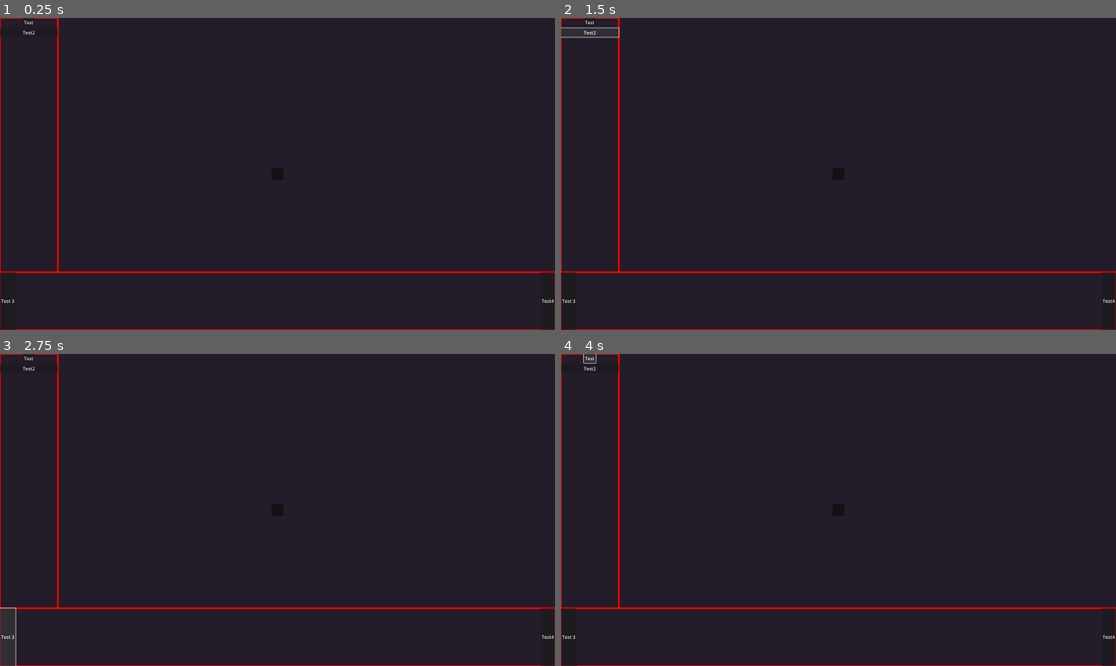
Above: before the commit, frames 1-4 (two rows, left to right).
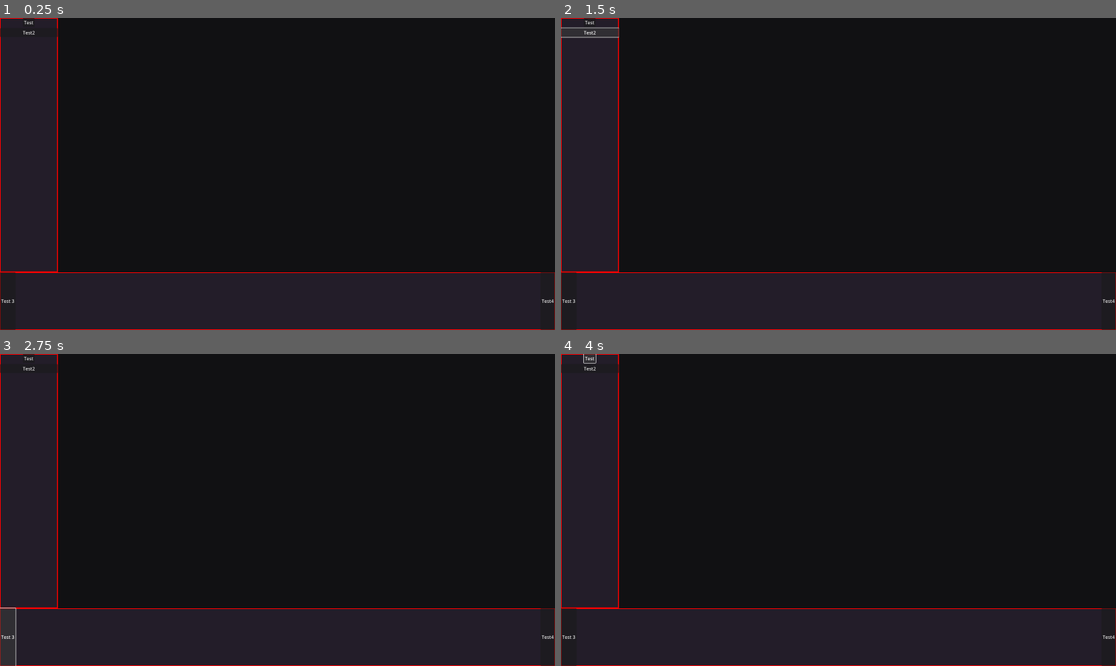
Above: after the commit, the same moments.

Repository: T4Ne/ThermalBox
Game: Godot game, scene res://scenes/main_box.tscn
The game is run twice, just before and just after one commit, with the same random seed, the same clock (stepped at 60 frames per second) and the same inputs.
Inputs:
- Up to frame 1 (0.25 s): no input
- Up to frame 2 (1.5 s): click "Test" at 0.5 s; click "Test2" at 1.25 s
- Up to frame 3 (2.75 s): click "Test 3" at 2 s
- Up to frame 4 (4 s): click "Test4" at 2.75 s; click "Test" at 3.5 s

The runs differ from the first frame. In frame 1, 0.6% of the frame differs, in the area x 10-100%, y 0-82%; in frame 2, 0.6%; in frame 3, 0.6%; in frame 4, 0.6%.
Error after the commit: Parse Error: Expected indented block after function declaration. (res://scripts/ui.gd:23)

Commit message:
Changes to UI

Diff:
--- a/scenes/main_box.tscn
+++ b/scenes/main_box.tscn
@@ -21,16 +21,26 @@
 grow_horizontal = 2
 grow_vertical = 2
 
-[node name="Background" type="ColorRect" parent="UI/Control"]
+[node name="SimulationViewArea" type="Control" parent="UI/Control"]
+z_index = 1
+layout_mode = 1
+anchor_right = 1.0
+anchor_bottom = 1.0
+offset_left = 200.0
+offset_bottom = -200.0
+grow_horizontal = 2
+grow_vertical = 2
+
+[node name="SimulationViewRect" type="ColorRect" parent="UI/Control/SimulationViewArea"]
 layout_mode = 1
 anchors_preset = 15
 anchor_right = 1.0
 anchor_bottom = 1.0
 grow_horizontal = 2
 grow_vertical = 2
-color = Color(0.13725491, 0.11372549, 0.16078432, 1)
+color = Color(0.06666667, 0.06666667, 0.07450981, 1)
 
-[node name="SimulationView" type="ColorRect" parent="UI/Control"]
+[node name="SimulationViewPos" type="Control" parent="UI/Control/SimulationViewArea"]
 layout_mode = 1
 anchors_preset = 8
 anchor_left = 0.5
@@ -43,7 +53,15 @@
 offset_bottom = 20.0
 grow_horizontal = 2
 grow_vertical = 2
-color = Color(0.06666667, 0.06666667, 0.07450981, 1)
+
+[node name="Background" type="ColorRect" parent="UI/Control"]
+layout_mode = 1
+anchors_preset = 15
+anchor_right = 1.0
+anchor_bottom = 1.0
+grow_horizontal = 2
+grow_vertical = 2
+color = Color(0.13725491, 0.11372549, 0.16078432, 1)
 
 [node name="SideBar" type="Control" parent="UI/Control"]
 layout_mode = 1
@@ -82,6 +100,7 @@
 
 [node name="BottomBar" type="Control" parent="UI/Control"]
 layout_mode = 1
+anchors_preset = 12
 anchor_top = 1.0
 anchor_right = 1.0
 anchor_bottom = 1.0
--- a/scripts/main_box.gd
+++ b/scripts/main_box.gd
@@ -1,6 +1,7 @@
 extends Node2D
 var Scheduler
 @onready var Renderer := get_node("UI/ParticleRenderer")
+@onready var UI := get_node("UI")
 var is_paused := false
 var particle_count := 0
 var particle_positions: PackedVector2Array = []
@@ -20,12 +21,8 @@
 
 
 func _process(_delta: float) -> void:
-	_resize_simulation_view()
+	pass
 
-
-func _resize_simulation_view() -> void:
-	var window_size_px = get_viewport_rect().size
-	var simulation_view_size_px
 
 
 func _physics_process(delta: float) -> void:
--- a/scripts/ui.gd
+++ b/scripts/ui.gd
@@ -1 +1,23 @@
 extends CanvasLayer
+
+@onready var SimulationViewRect := get_node("Control/SimulationViewArea/SimulationViewRect")
+@onready var SimulationViewPos := get_node("Control/SimulationViewArea/SimulationViewPos")
+var simulation_view_aspect_ratio = Vector2(4.0, 3.0)
+var simulation_view_size: Vector2
+var simulation_view_location: Vector2
+var simulation_view_scale: float
+var simulation_view_edge_offset := Vector2(30, 30)
+
+
+func _process(_delta: float) -> void:
+	_solve_simulation_view_size()
+
+
+func _solve_simulation_view_size() -> void:
+	var simulation_view_area_size = SimulationViewRect.get_global_rect().size - simulation_view_edge_offset
+	simulation_view_scale = min(simulation_view_area_size.x / simulation_view_aspect_ratio.x, simulation_view_area_size.y / simulation_view_aspect_ratio.y)
+	simulation_view_size = Vector2(floor(simulation_view_aspect_ratio.x * simulation_view_scale), floor(simulation_view_aspect_ratio.y * simulation_view_scale))
+	print(simulation_view_size)
+
+
+func _solve_simulation_view_position() -> void:
